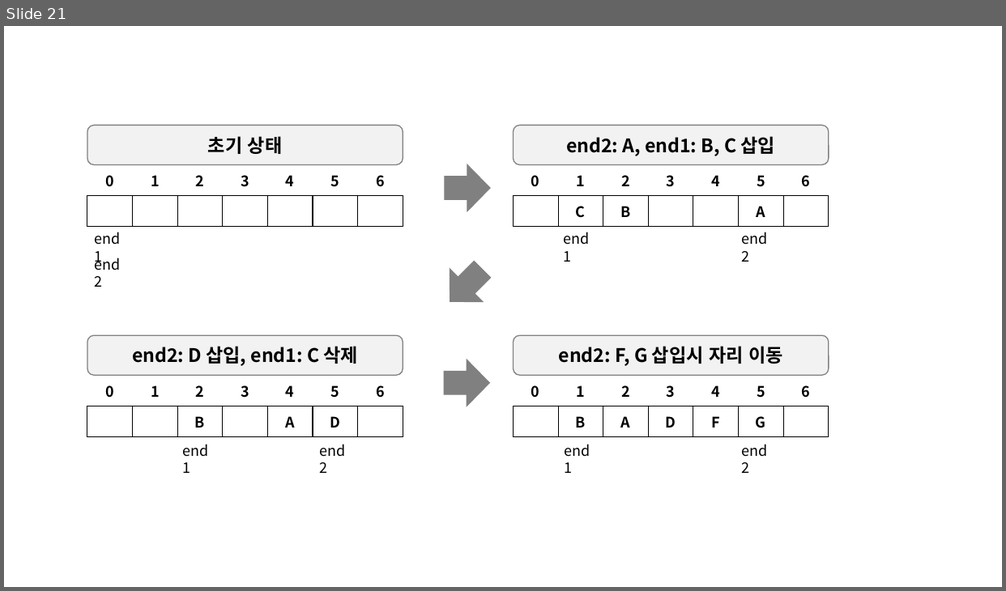
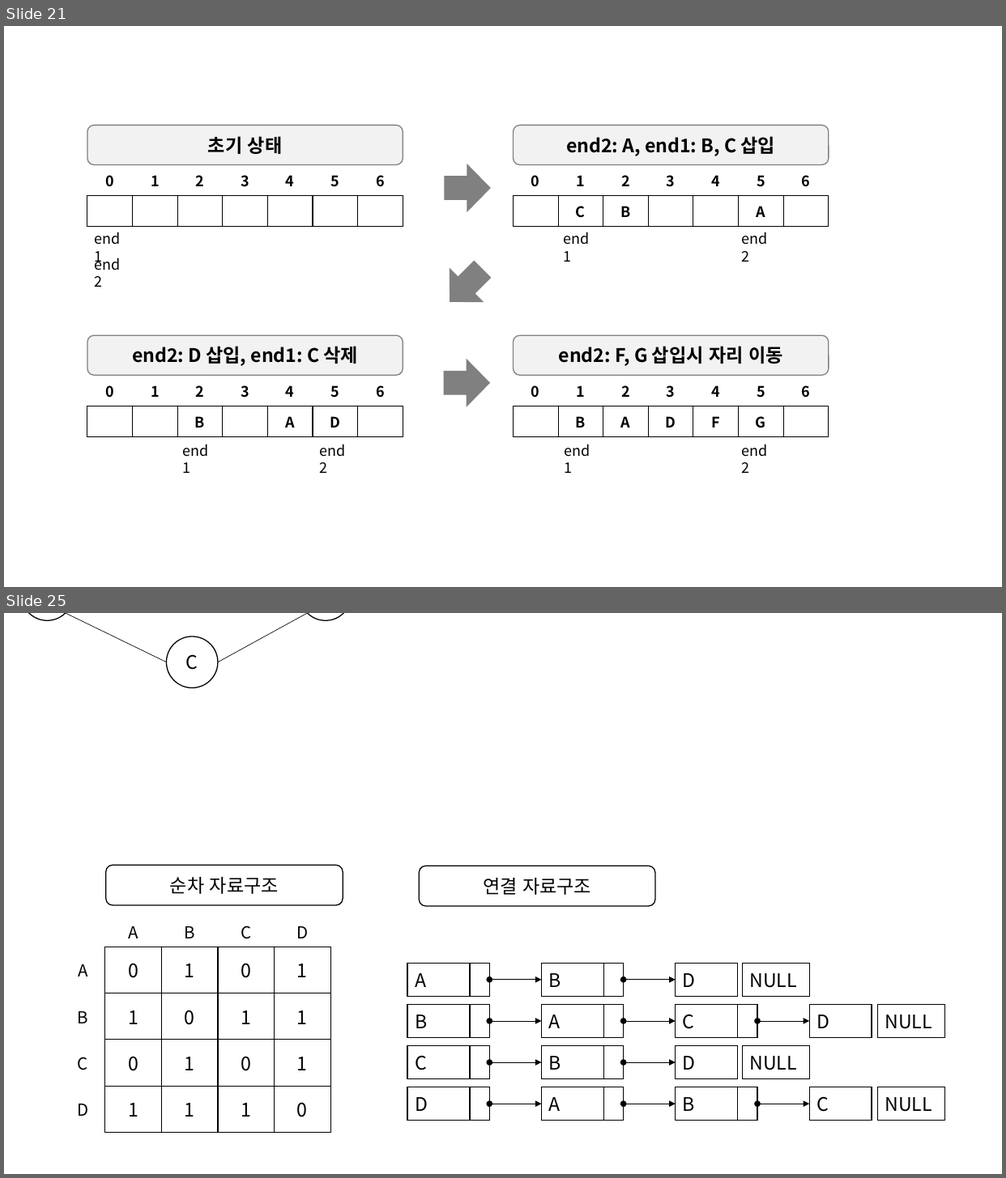
Before and after one commit to jjeong723/Study_note, a slide deck: 1st_study.pptx. Shown one above the other, each under a label of ours: slide 21 before the commit, slides 21 and 25 after it; the slides between them are not shown. The pictures are 1006x591 and 1006x1178 pixels, drawn with LibreOffice and Linux fonts; fonts in the diff are those of the drawing. Boxes give left, top, right and bottom in pixels: in the first picture for what was removed or moved away, otherwise in the second. Text is boxed around its words. In the diff, an @@ line names an element or a change of style, - is before the commit and + after.

```diff
--- a/1st_study.pptx
+++ b/1st_study.pptx
@@ slide 25 added at (4, 613, 1002, 1174), background #FFFFFF @@
@@ ellipse added at (21, 613, 73, 620), fill #FFFFFF, outline #000000 1 pt, 18 pt, text #000000 @@
+B
@@ line added from (66, 613) to (167, 662), #000000 0.5 pt @@
@@ ellipse added at (167, 636, 218, 688), fill #FFFFFF, outline #000000 1 pt, 18 pt, text #000000 @@
+C
@@ line added from (218, 662) to (307, 613), #000000 0.5 pt @@
@@ ellipse added at (300, 613, 351, 620), fill #FFFFFF, outline #000000 1 pt, 18 pt, text #000000 @@
+D
@@ rounded rectangle added at (106, 865, 343, 905), fill #FFFFFF, outline #000000 1 pt, 18 pt, text #000000 @@
+순차 자료구조
@@ rounded rectangle added at (419, 866, 655, 906), fill #FFFFFF, outline #000000 1 pt, 18 pt, text #000000 @@
+연결 자료구조
@@ table added at (105, 916, 330, 947), 1 rows, 4 columns @@
+A | B | C | D
@@ table added at (61, 947, 105, 1132), 4 rows, 1 columns @@
+A
+B
+C
+D
@@ table added at (105, 947, 330, 1132), 4 rows, 4 columns @@
+0 | 1 | 0 | 1
+1 | 0 | 1 | 1
+0 | 1 | 0 | 1
+1 | 1 | 1 | 0
@@ group added at (407, 964, 809, 996): 6 rectangles, 2 double arrows @@
+A
+B
+D
+NULL
@@ group added at (407, 1004, 945, 1037): 8 rectangles, 3 double arrows @@
+B
+A
+C
+D
+NULL
@@ group added at (407, 1046, 809, 1080): 6 rectangles, 2 double arrows @@
+C
+B
+D
+NULL
@@ group added at (407, 1088, 945, 1121): 8 rectangles, 3 double arrows @@
+D
+A
+B
+C
+NULL
```
Also in this commit, not shown: 3 other slides added, 8 other files.
